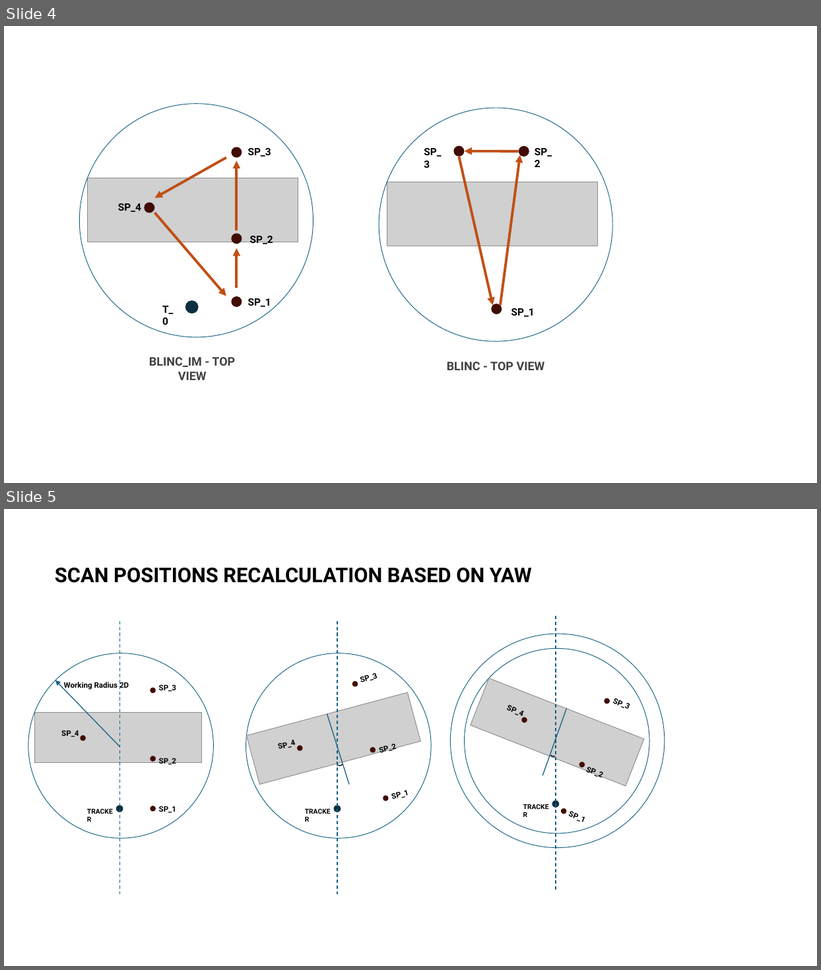
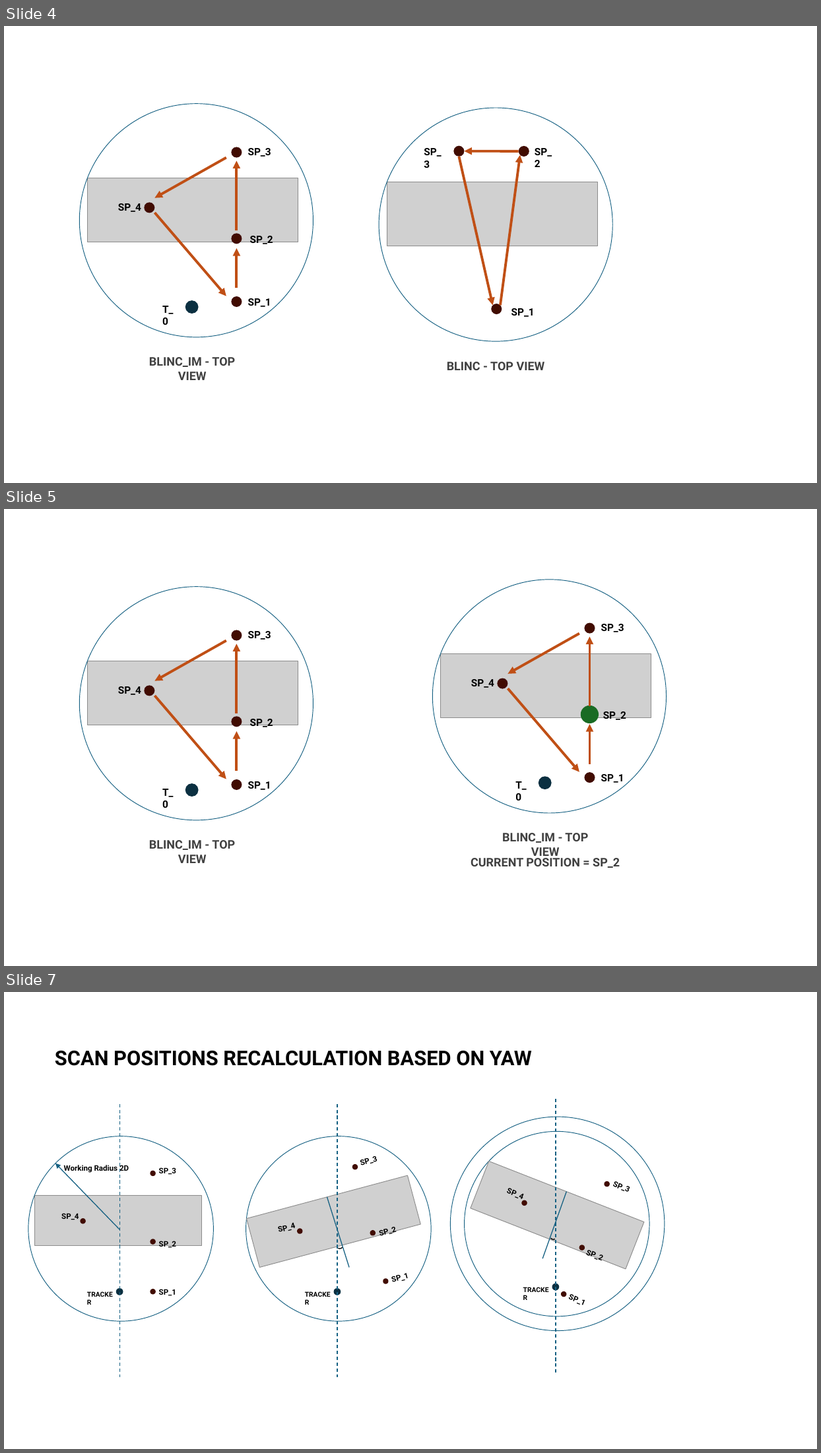
Before and after one commit to mkc2011/App-BLINC_iM, a slide deck: New Microsoft PowerPoint Presentation.pptx. Shown one above the other, each under a label of ours: slides 4 and 5 before the commit, slides 4, 5 and 7 after it; the slides between them are not shown. The pictures are 821x970 and 821x1453 pixels, drawn with LibreOffice and Linux fonts; fonts in the diff are those of the drawing; grey boxes stand for pictures; background and template pictures are left out. Boxes give left, top, right and bottom in pixels: in the first picture for what was removed or moved away, otherwise in the second. Text is boxed around its words. In the diff, an @@ line names an element or a change of style, - is before the commit and + after.

```diff
--- a/New Microsoft PowerPoint Presentation.pptx
+++ b/New Microsoft PowerPoint Presentation.pptx
@@ slide 5 added at (x1=4, y1=509, x2=817, y2=966), background #FFFFFF @@
@@ group added at (x1=80, y1=586, x2=314, y2=863): 6 ellipses, 6 texts, 4 arrows, 1 picture @@
+SP_3
+SP_2
+SP_1
+SP_4
+T_0
+BLINC_IM - TOP VIEW
@@ group added at (x1=433, y1=580, x2=667, y2=868): 7 texts, 6 ellipses, 4 arrows, 1 picture @@
+SP_3
+SP_2
+SP_1
+SP_4
+T_0
+BLINC_IM - TOP VIEW
+CURRENT POSITION = SP_2
@@ what was slide 5 is now slide 7 @@
```
Also in this commit, not shown: 1 other slide added, 2 other files.
